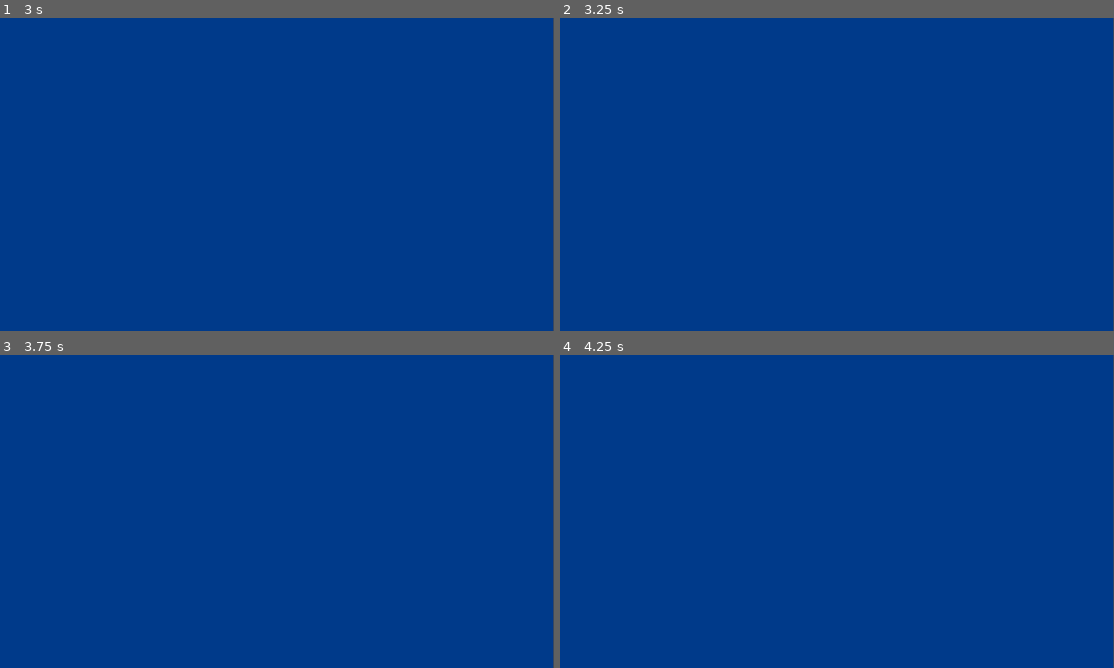
Above: before the commit, frames 1-4 (two rows, left to right).
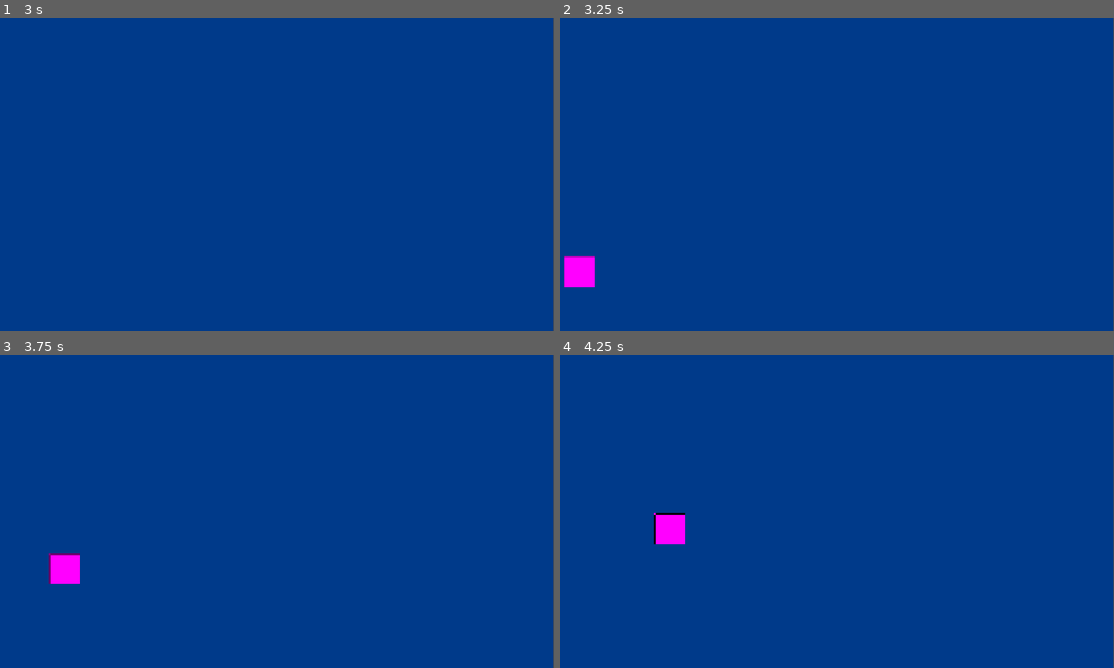
Above: after the commit, the same moments.

Repository: arsh-gupta-8/Game-Jam
Game: Godot game, scene res://Scenes/game.tscn
The game is run twice, just before and just after one commit, with the same random seed, the same clock (stepped at 60 frames per second) and the same inputs.
Inputs:
- Up to frame 1 (3 s): tap Enter (ui_accept) at 0.5, 0.6, 0.77, 1.07, 1.25, 1.35, 1.52, 1.82, 2, 2.1, 2.75, 2.85 s
- Up to frame 2 (3.25 s): tap Enter (ui_accept) at 3.02 s
- Up to frame 3 (3.75 s): tap Enter (ui_accept) at 3.32, 3.6 s
- Up to frame 4 (4.25 s): tap Enter (ui_accept) at 3.77, 4.07 s

Frame 1 is identical in both runs. In frame 2, 0.6% of the frame differs, in the area x 0-7%, y 76-86%; in frame 3, 0.6%; in frame 4, 0.6%, in the area x 16-23%, y 50-61%.

Commit message:
Added a cooldown for catching fish

Diff:
--- a/Scripts/spawnFish.gd
+++ b/Scripts/spawnFish.gd
@@ -1,6 +1,8 @@
 extends Node2D
 
 var speed = 250
+var catchCDLength: int = 5
+var catchCD: Timer = Timer.new()
 
 # Called when the node enters the scene tree for the first time.
 func _ready() -> void:
@@ -9,6 +11,11 @@
 	spawnTimer.wait_time = 3.0
 	spawnTimer.timeout.connect(spawnNewFish)
 	add_child(spawnTimer)
+
+	catchCD = Timer.new()
+	catchCD.wait_time = catchCDLength
+	catchCD.one_shot = true
+	add_child(catchCD)
 
 
 func spawnNewFish():
@@ -52,9 +59,10 @@
 
 # Called every frame. 'delta' is the elapsed time since the previous frame.
 func _process(delta: float) -> void:
-	if Input.is_action_just_pressed("ui_accept"):
+	if Input.is_action_just_pressed("ui_accept") and catchCD.time_left <= 0:
 		for child in get_children():
 			if child is CharacterBody2D:
 				Global.fishCaught.append("New Fish")
 				child.queue_free()
+		catchCD.start()
 		print(Global.fishCaught)
